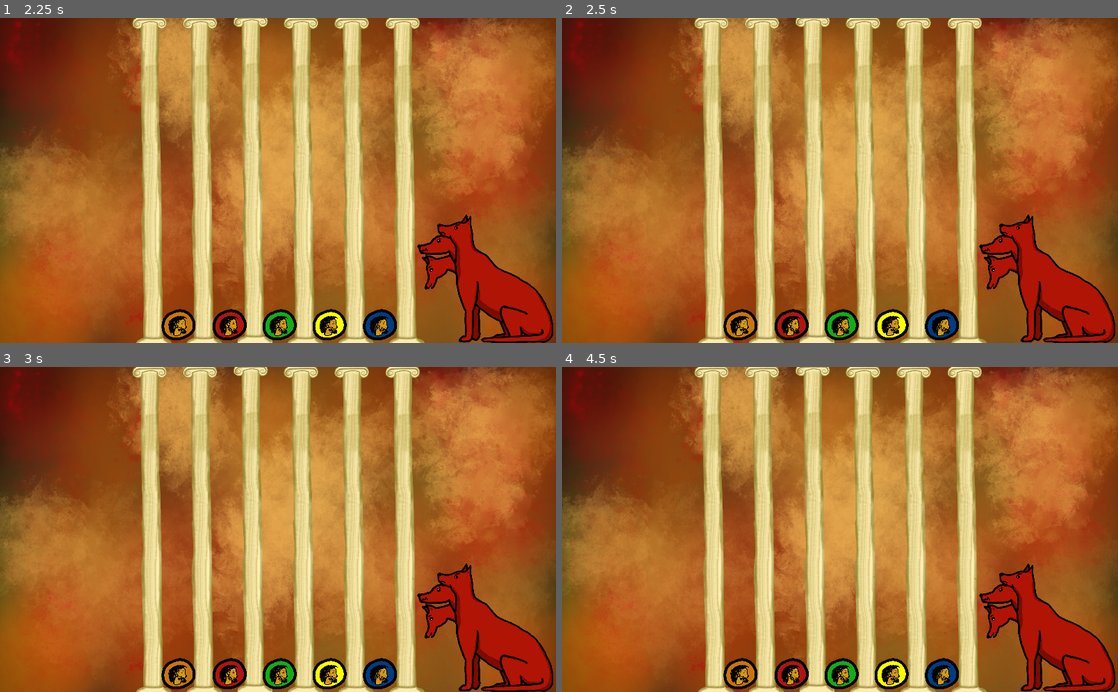
Above: before the commit, frames 1-4 (two rows, left to right).
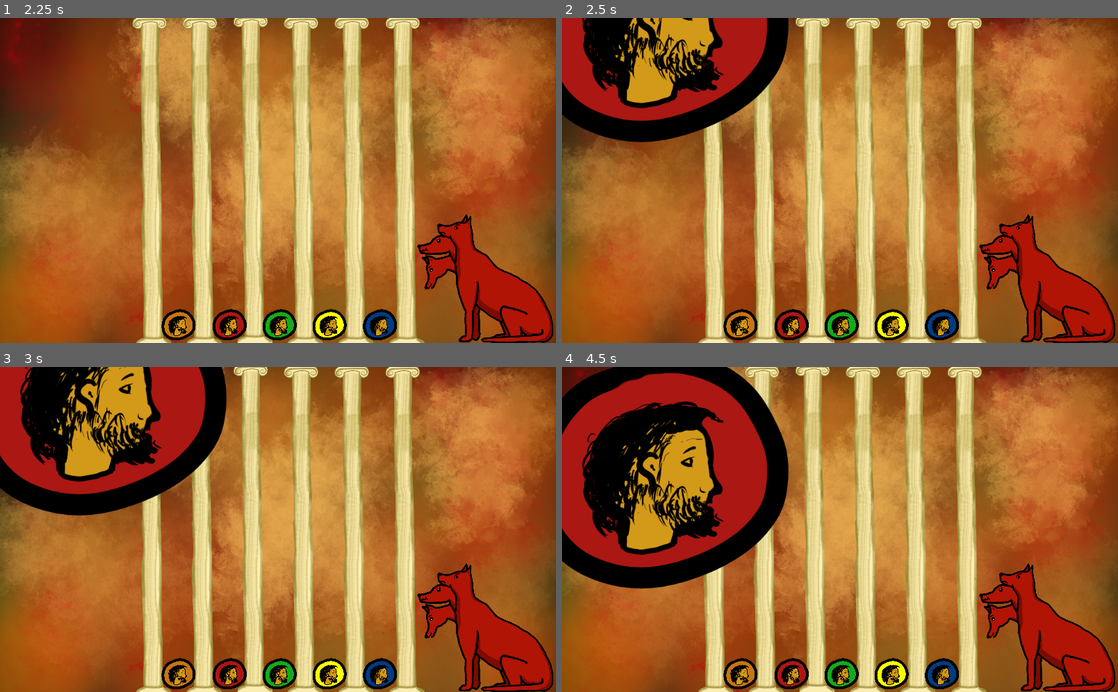
Above: after the commit, the same moments.

Repository: MarianPoirot/OrpheusHero
Game: Godot game, scene res://Scenes/UI/OpeningUI.tscn
Two runs of this game, one before a commit and one after it. Both use one fixed random seed, a clock stepped at 60 frames per second and the inputs below. Sound files missing from this copy of the repository are replaced by a short silence.
Inputs:
- Up to frame 1 (2.25 s): click "Commencer" at 0.5 s; tap Enter at 1.25 s; tap Space at 2 s
- Up to frame 2 (2.5 s): no input
- Up to frame 3 (3 s): no input
- Up to frame 4 (4.5 s): no input

Frame 1 is identical in both runs. In frame 2, 13% of the frame differs, in the area x 0-41%, y 0-39%; in frame 3, 16%; in frame 4, 24%, in the area x 0-41%, y 0-69%.

Commit message:
Well, at least there is something happening

Diff:
--- a/Scenes/Note.tscn
+++ b/Scenes/Note.tscn
@@ -1,11 +1,16 @@
-[gd_scene load_steps=5 format=2]
+[gd_scene load_steps=10 format=2]
 
 [ext_resource path="res://Scripts/NoteScript.gd" type="Script" id=1]
 [ext_resource path="res://Assets/Sprites/star.png" type="Texture" id=2]
+[ext_resource path="res://Assets/Sprites/coin-orange.png" type="Texture" id=3]
+[ext_resource path="res://Assets/Sprites/coin-blue.png" type="Texture" id=4]
+[ext_resource path="res://Assets/Sprites/coin-yellow.png" type="Texture" id=5]
+[ext_resource path="res://Assets/Sprites/coin-red.png" type="Texture" id=6]
+[ext_resource path="res://Assets/Sprites/coin-green.png" type="Texture" id=7]
 
 [sub_resource type="SpriteFrames" id=2]
 animations = [ {
-"frames": [  ],
+"frames": [ ExtResource( 3 ), ExtResource( 4 ), ExtResource( 5 ), ExtResource( 6 ), ExtResource( 7 ) ],
 "loop": true,
 "name": "default",
 "speed": 5.0
--- /dev/null
+++ b/Scenes/UI/Global.tscn
@@ -0,0 +1,6 @@
+[gd_scene load_steps=2 format=2]
+
+[ext_resource path="res://Scripts/UI/GlobalScript.gd" type="Script" id=1]
+
+[node name="Global" type="Node2D"]
+script = ExtResource( 1 )
--- a/Scenes/UI/GlobalUI.tscn
+++ /dev/null
@@ -1,6 +0,0 @@
-[gd_scene load_steps=2 format=2]
-
-[ext_resource path="res://Scripts/UI/GlobalScript.gd" type="Script" id=2]
-
-[node name="Node2D" type="Node2D"]
-script = ExtResource( 2 )
--- /dev/null
+++ b/Scenes/World/Spawner.tscn
@@ -0,0 +1,25 @@
+[gd_scene load_steps=2 format=2]
+
+[sub_resource type="GDScript" id=1]
+script/source = "extends Camera2D
+
+
+func _on_Duration_timeout():
+	pass # Replace with function body.
+
+
+func _on_Frequency_timeout():
+	pass # Replace with function body.
+"
+
+[node name="Node2D" type="Camera2D"]
+script = SubResource( 1 )
+
+[node name="Tween" type="Tween" parent="."]
+
+[node name="Frequency" type="Timer" parent="."]
+
+[node name="Duration" type="Timer" parent="."]
+
+[connection signal="timeout" from="Frequency" to="." method="_on_Frequency_timeout"]
+[connection signal="timeout" from="Duration" to="." method="_on_Duration_timeout"]
--- a/Scripts/UI/PlayingScript.gd
+++ b/Scripts/UI/PlayingScript.gd
@@ -102,12 +102,12 @@
 		spawn_4_beat = 0
 	if song_position_in_beats > 404:	#end of song
 		#write scores
-		#GlobalUI.set_score(score)
-		#GlobalUI.combo = max_combo
-		#GlobalUI.great = great
-		#GlobalUI.good = good
-		#GlobalUI.okay = okay
-		#GlobalUI.missed = missed
+		#Global.set_score(score)
+		#Global.combo = max_combo
+		#Global.great = great
+		#Global.good = good
+		#Global.okay = okay
+		#Global.missed = missed
 		if get_tree().change_scene("res://Scenes/End.tscn") != OK:
 			print ("Error changing scene to End")
 
